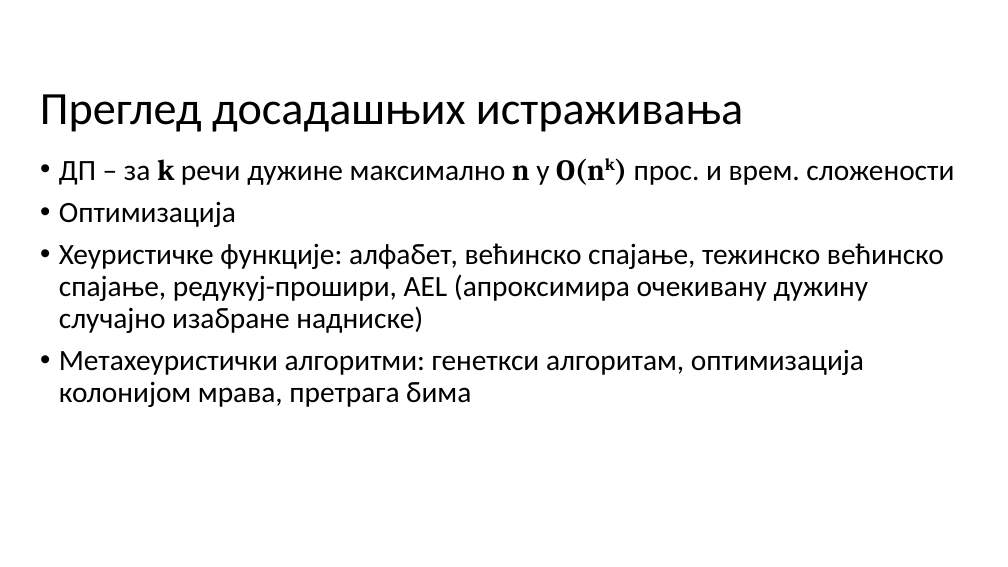
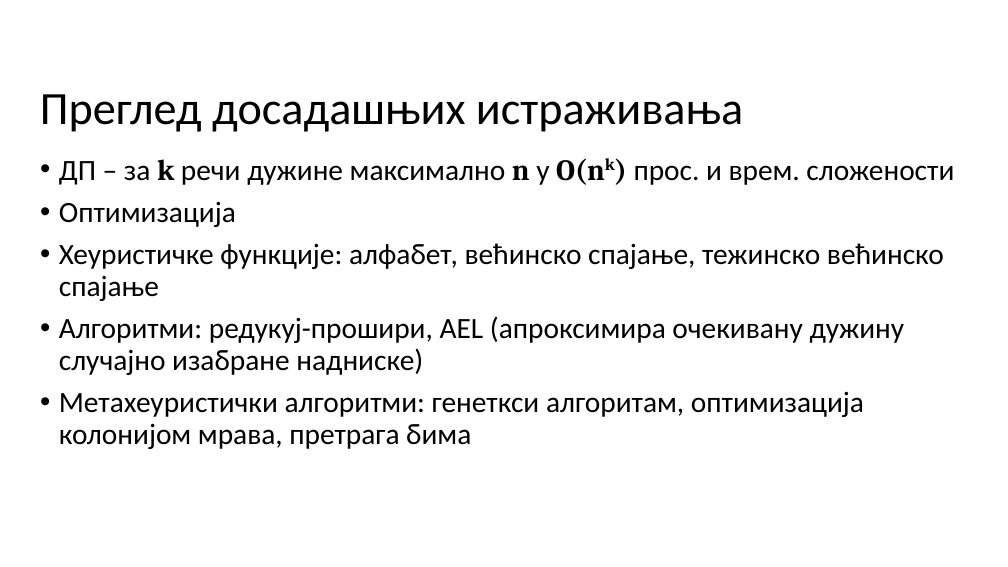
Before and after one commit to milosmikovic/Algorithms_For_Solving_Shortest_Common_Supersequence_Problem, a slide deck: slide 6 of Tekst/Prezentacija/MATF_primer_prezentacije.odp. Drawn at 1008x567 pixels with LibreOffice and Linux fonts; fonts in the diff are those of the drawing; background and template pictures are left out. Boxes give left, top, right and bottom in pixels: in the first picture for what was removed or moved away, otherwise in the second. Text is boxed around its words. In the diff, an @@ line names an element or a change of style, - is before the commit and + after.

```diff
--- a/Tekst/Prezentacija/MATF_primer_prezentacije.odp
+++ b/Tekst/Prezentacija/MATF_primer_prezentacije.odp
@@ text at (59,243,944,375): text changed @@
-• Хеуристичке функције: алфабет, већинско спајање, тежинско већинско спајање, редукуј-прошири, AEL (апроксимира очекивану дужину случајно изабране надниске)
+• Хеуристичке функције: алфабет, већинско спајање, тежинско већинско спајање
+• Алгоритми: редукуј-прошири, AEL (апроксимира очекивану дужину случајно изабране надниске)
```
Also in this commit, not shown: 2 other slides changed, 1 slide added, 1 slide removed, 3 other files.
